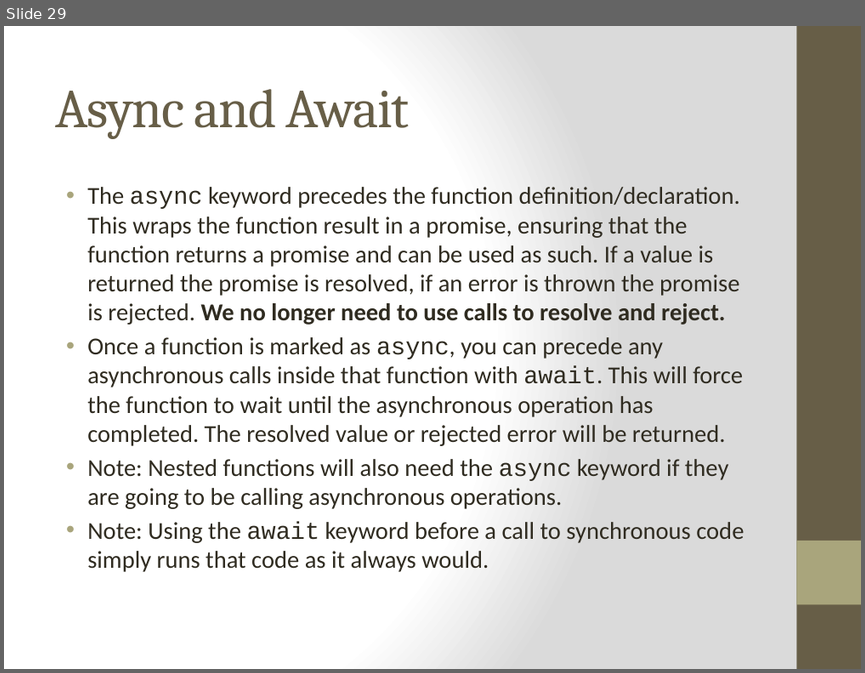
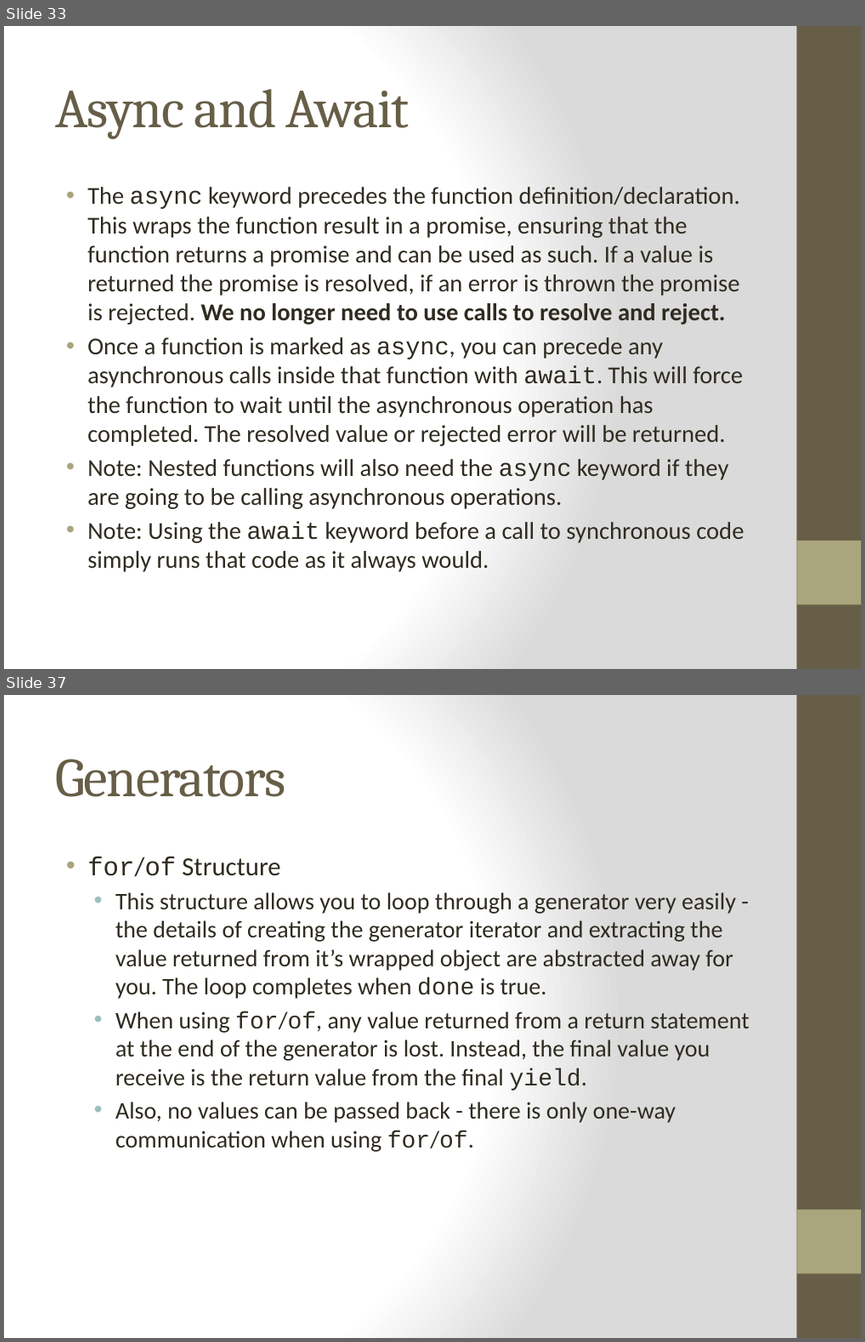
Before and after one commit to cheryly279/AsyncDiscussion, a slide deck: Async_Discussion_9_29_15.pptx. Shown one above the other, each under a label of ours: slide 29 before the commit, slides 33 and 37 after it; the slides between them are not shown. The pictures are 865x673 and 865x1342 pixels, drawn with LibreOffice and Linux fonts; fonts in the diff are those of the drawing. Boxes give left, top, right and bottom in pixels: in the first picture for what was removed or moved away, otherwise in the second. Text is boxed around its words. In the diff, an @@ line names an element or a change of style, - is before the commit and + after.

```diff
--- a/Async_Discussion_9_29_15.pptx
+++ b/Async_Discussion_9_29_15.pptx
@@ slide 37 added at box(4, 695, 861, 1338), background gradient #FFFFFF to #DADADA; not listed: 2 template elements that a slide beside it also shows @@
@@ title added at box(55, 759, 285, 797), 46 pt, text #675E47 @@
+Generators
@@ text added at box(87, 857, 749, 1151), 20 pt, text #2F2B20 @@
+• for/of Structure
+  • This structure allows you to loop through a generator very easily - the details of creating the generator iterator and extracting the value returned from it’s wrapped object are abstracted away for you. The loop completes when done is true.
+  • When using for/of, any value returned from a return statement at the end of the generator is lost. Instead, the final value you receive is the return value from the final yield.
+  • Also, no values can be passed back - there is only one-way communication when using for/of.
@@ what was slide 29 is now slide 33 @@
```
Also in this commit, not shown: 4 slides changed, 7 other slides added, 7 slides removed, 1 other file.
